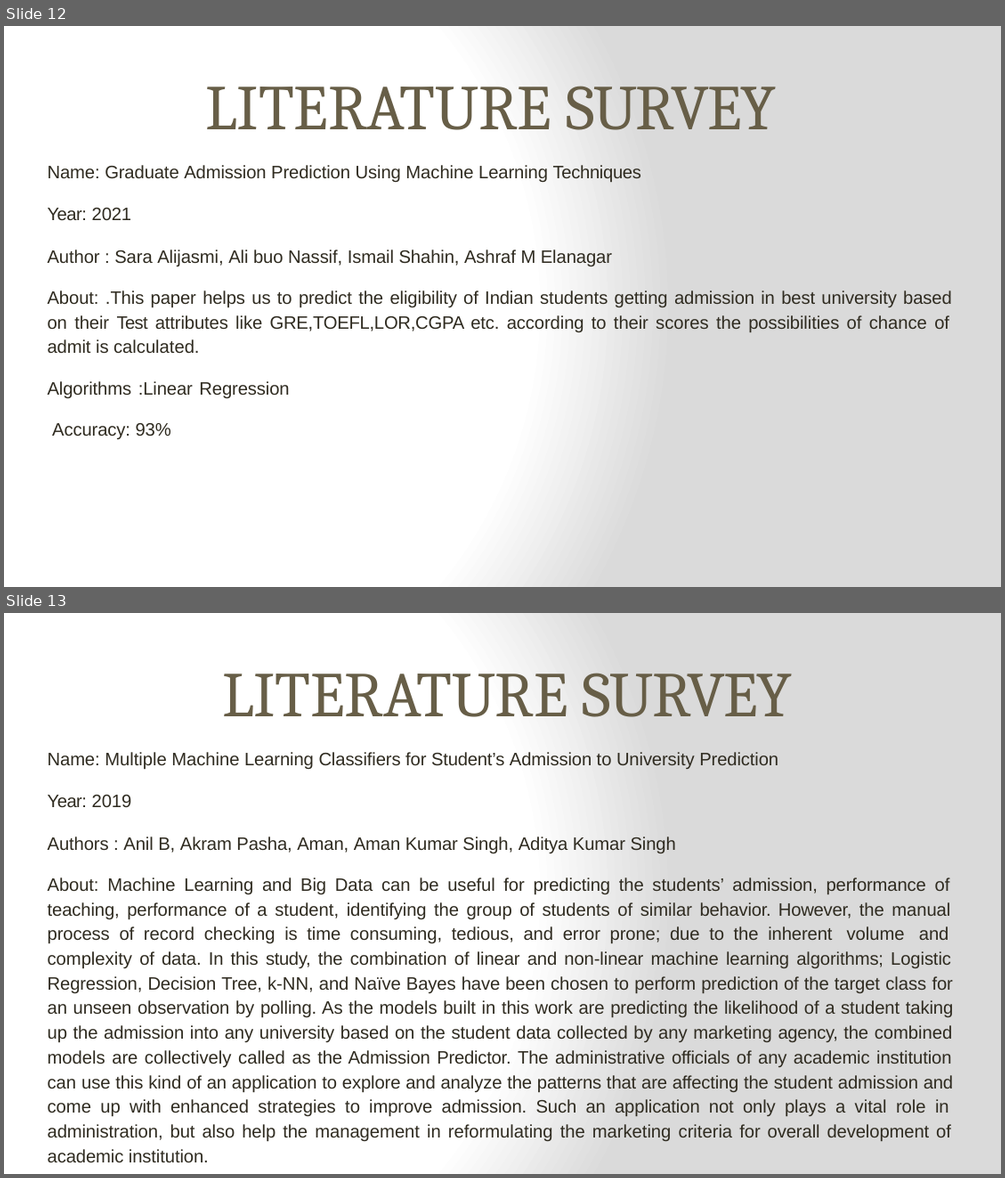
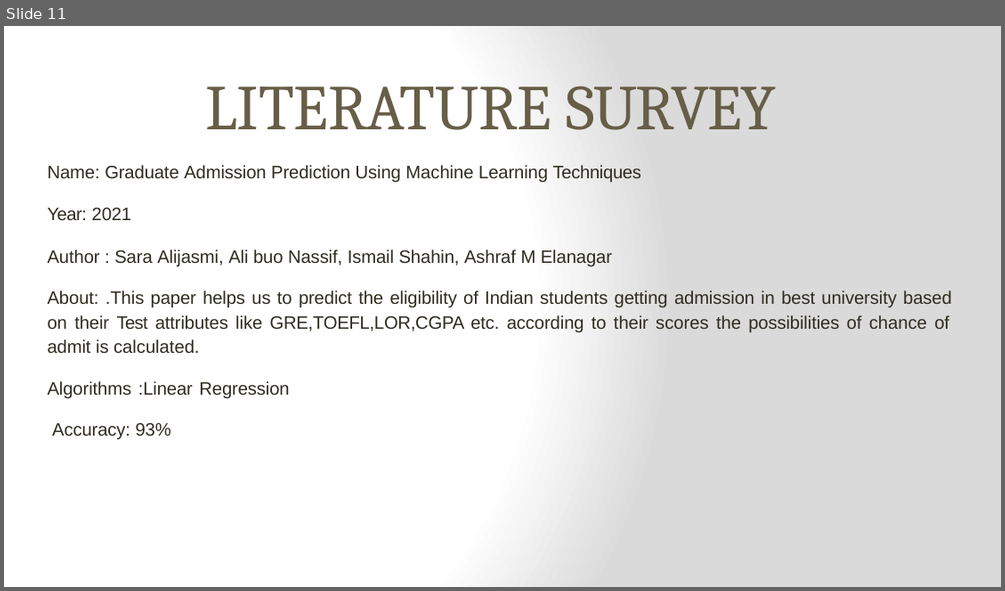
Before and after one commit to IBM-EPBL/IBM-Project-33912-1660228832, a slide deck: University Admit Eligibility Predictor literacy survey.pptx. Shown one above the other, each under a label of ours: slides 12 and 13 before the commit, slide 11 after it. The pictures are 1005x1178 and 1005x591 pixels, drawn with LibreOffice and Linux fonts; fonts in the diff are those of the drawing. Boxes give left, top, right and bottom in pixels: in the first picture for what was removed or moved away, otherwise in the second. Text is boxed around its words. In the diff, an @@ line names an element or a change of style, - is before the commit and + after.

```diff
--- a/University Admit Eligibility Predictor literacy survey.pptx
+++ b/University Admit Eligibility Predictor literacy survey.pptx
@@ slide 13 removed at [4,613,1001,1174], background gradient #FFFFFF to #DADADA @@
@@ title removed at [222,673,793,717] @@
-LITERATURE SURVEY
@@ text removed at [48,752,953,1163] @@
-Name: Multiple Machine Learning Classifiers for Student’s Admission to University Prediction
-Year: 2019
-Authors : Anil B, Akram Pasha, Aman, Aman Kumar Singh, Aditya Kumar Singh
-About: Machine Learning and Big Data can be useful for predicting the students’ admission, performance of teaching, performance of a student, identifying the group of students of similar behavior. However, the manual process of record checking is time consuming, tedious, and error prone; due to the inherent volume and complexity of data. In this study, the combination of linear and non-linear machine learning algorithms; Logistic Regression, Decision Tree, k-NN, and Naïve Bayes have been chosen to perform prediction of the target class for an unseen observation by polling. As the models built in this work are predicting the likelihood of a student taking up the admission into any university based on the student data collected by any marketing agency, the combined models are collectively called as the Admission Predictor. The administrative officials of any academic institution can use this kind of an application to explore and analyze the patterns that are affecting the student admission and come up with enhanced strategies to improve admission. Such an application not only plays a vital role in administration, but also help the management in reformulating the marketing criteria for overall development of academic institution.
@@ what was slide 12 is now slide 11 @@
```
Also in this commit, not shown: 1 other slide removed.
